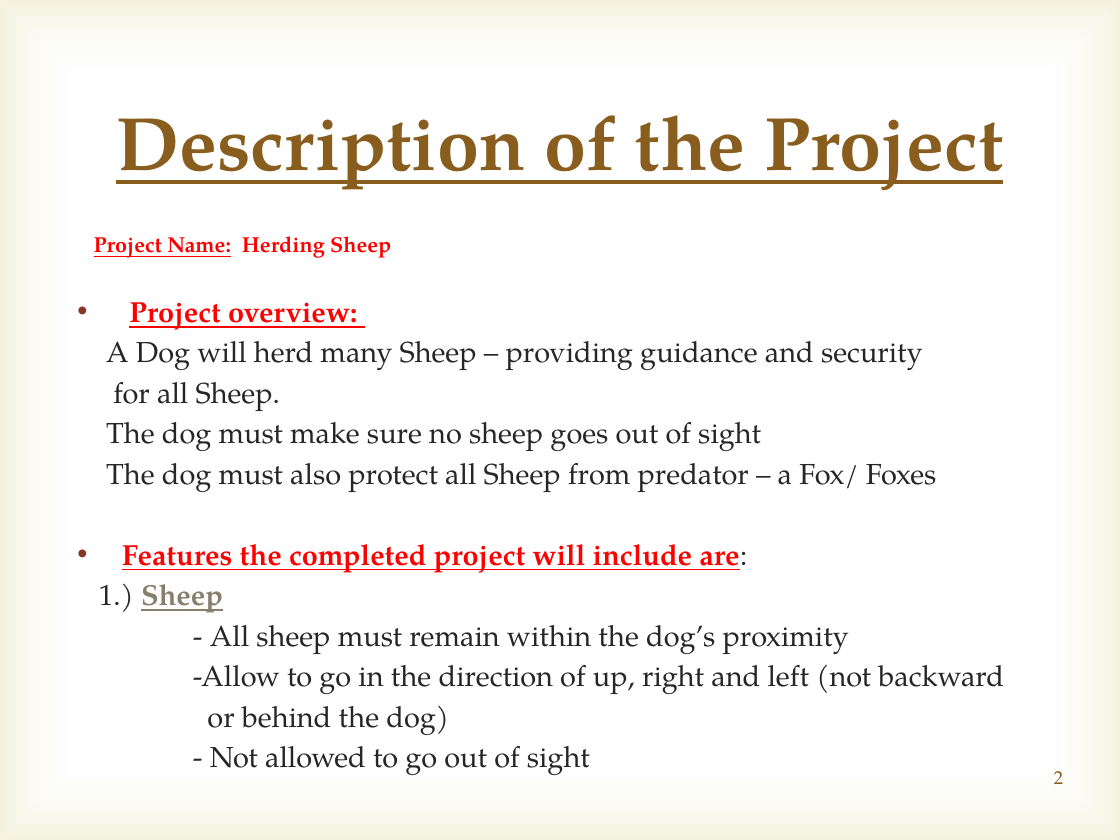
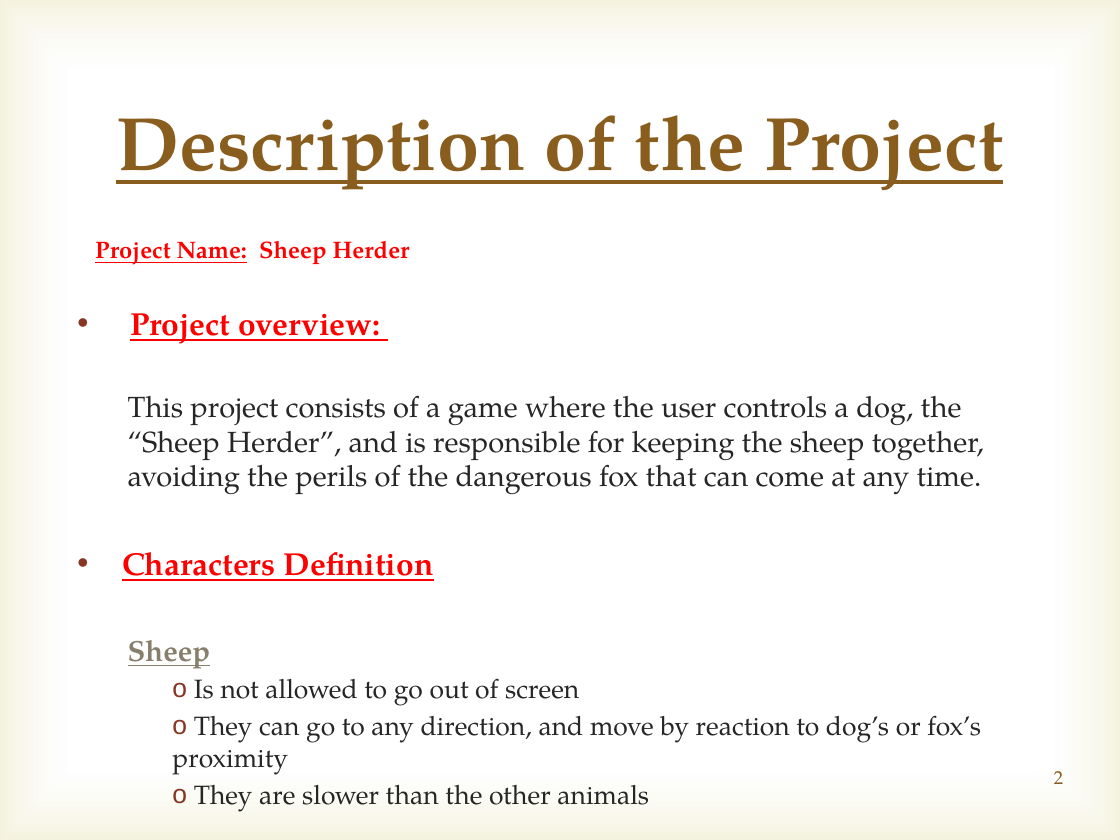
Before and after one commit to marcusvsilveira/lehman-android, a slide deck: slide 2 of Initial_presentation/Initial presentation.pptx. Drawn at 1120x840 pixels with LibreOffice and Linux fonts; fonts in the diff are those of the drawing; background and template pictures are left out. Boxes give left, top, right and bottom in pixels: in the first picture for what was removed or moved away, otherwise in the second. Text is boxed around its words. In the diff, an @@ line names an element or a change of style, - is before the commit and + after.

```diff
--- a/Initial_presentation/Initial presentation.pptx
+++ b/Initial_presentation/Initial presentation.pptx
@@ text at <box>95,241,410,265</box>: text changed; size 13.9 to 15.3 pt @@
-Project Name: Herding Sheep
+Project Name: Sheep Herder
@@ text at <box>130,313,380,344</box>: size 18.6 to 20.4 pt in "Project overview:" @@
@@ text at <box>122,396,984,775</box>: text changed; size 18.6 to 18.7 pt @@
-A Dog will herd many Sheep – providing guidance and security
-for all Sheep.
-The dog must make sure no sheep goes out of sight
-The dog must also protect all Sheep from predator – a Fox/ Foxes
-• Features the completed project will include are:
-1.) Sheep
-- All sheep must remain within the dog’s proximity
--Allow to go in the direction of up, right and left (not backward
-or behind the dog)
-- Not allowed to go out of sight
+  This project consists of a game where the user controls a dog, the “Sheep Herder”, and is responsible for keeping the sheep together, avoiding the perils of the dangerous fox that can come at any time.
+• Characters Definition
+  Sheep
+    o Is not allowed to go out of screen
+    o They can go to any direction, and move by reaction to dog’s or fox’s proximity
+    o They are slower than the other animals
```
Also in this commit, not shown: 4 other slides changed, 4 other files.
